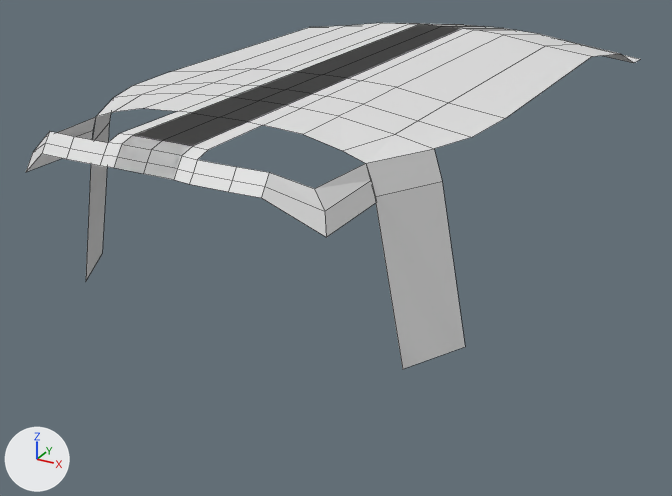
The Blender file BluePrintSources/bell205uh1.blend: old version first, new version second.
Both versions are drawn from a 50 mm camera at (2.16, -6.45, 1.7) aimed at (-0.19, -2.16, -0.44). Lighting does not change. The marker at lower left points along +X, +Y and +Z. Mesh edges are drawn as thin lines.

Objects in the first picture: 'fuselage'.
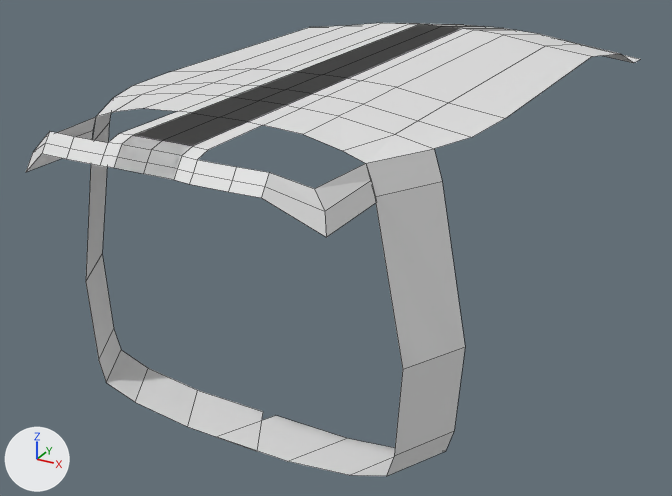
Scene script edits in JSON lines:
```json
{"block": "me_plane", "where": "me_plane.from_pydata(...)  # 92 vertices, 66 faces; spans x -1.0..7.13, y -2.15..7.77, z -0.93..0.0"}
{"block": "me_plane", "where": "# used by ob_fuselage; parent = ob_bell205uh1; location = (-1.17, -8.298, -2.367); scale = (0.139, 0.419, 1.0)"}
{"block": "me_plane", "where": "# verts and faces of me_plane; kept vertices keep their numbers, new ones are numbered from 92"}
{"block": "me_plane", "where": "# before: 90 (6.03, -1.0, -0.93) at pixel (402, 369), 91 (7.13, -0.31, -0.93) at pixel (465, 346)"}
{"block": "me_plane", "change": "me_plane part 1"}
{"op": "add", "block": "me_plane", "code": "verts[92] = (5.85, -1.0, -1.35)  # pixel (394, 455)"}
{"op": "add", "block": "me_plane", "code": "verts[93] = (5.85, -1.0, -1.35)  # pixel (394, 455)"}
{"op": "add", "block": "me_plane", "code": "verts[94] = (5.6, -1.0, -1.47)  # pixel (386, 476)"}
{"op": "add", "block": "me_plane", "code": "verts[95] = (4.31, -1.0, -1.53)  # pixel (349, 475)"}
{"op": "add", "block": "me_plane", "code": "verts[96] = (2.02, -1.0, -1.57)  # pixel (287, 461)"}
{"op": "add", "block": "me_plane", "code": "verts[97] = (2.02, -1.0, -1.57)  # pixel (287, 461)"}
{"op": "add", "block": "me_plane", "code": "verts[98] = (-0.84, -1.0, -1.58)  # pixel (215, 436)"}
{"op": "add", "block": "me_plane", "code": "for new, old in zip([*range(99, 106)], [*range(92, 99)]): verts[new] = verts[old] + (1.1, 0.69, 0.0)"}
{"op": "add", "block": "me_plane", "code": "faces += [(90, 92, 99, 91), (92, 93, 100, 99), (93, 94, 101, 100), (94, 95, 102, 101), (95, 96, 103, 102), (96, 97, 104, 103)]"}
{"op": "add", "block": "me_plane", "code": "faces += [(97, 98, 105, 104)]"}
```

What differs and where, as boxes (x1, y1, x2, y2) in the pictures (672 x 496 px):
```json
{"object": "fuselage", "change": "reshaped", "before": [26, 23, 640, 369], "after": [26, 23, 640, 476], "on screen": "31% taller"}
{"part": 1, "of": "me_plane", "change": "added", "after": [86, 255, 465, 476]}
```
